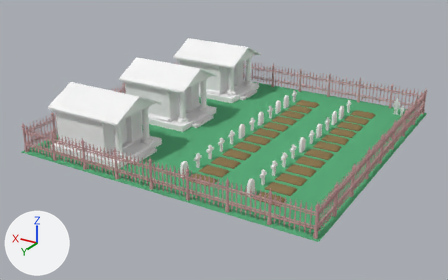
The Blender file trunk/data/models/reslowlow.blend: old version first, new version second.
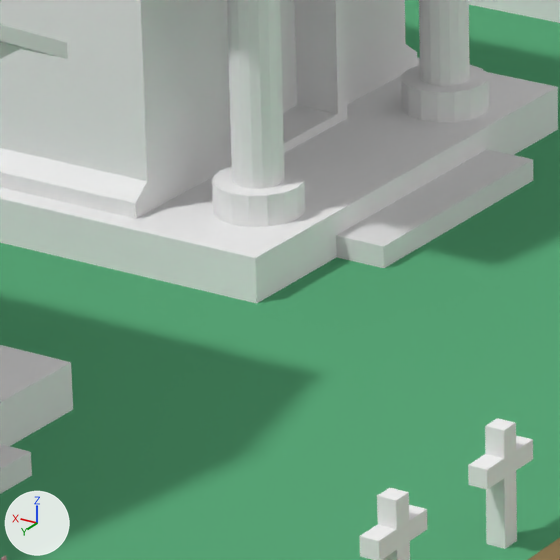
The first picture shows the older version from a 50 mm lens placed at (-14.29, 25.33, 11.98), pointed at (0.39, 0.85, -0.26). The close-ups show both versions on the part from 34% to 48% of the width and 35% to 57% of the height of that picture. Arrows for +X, +Y and +Z are at lower left; the lights stay in place.
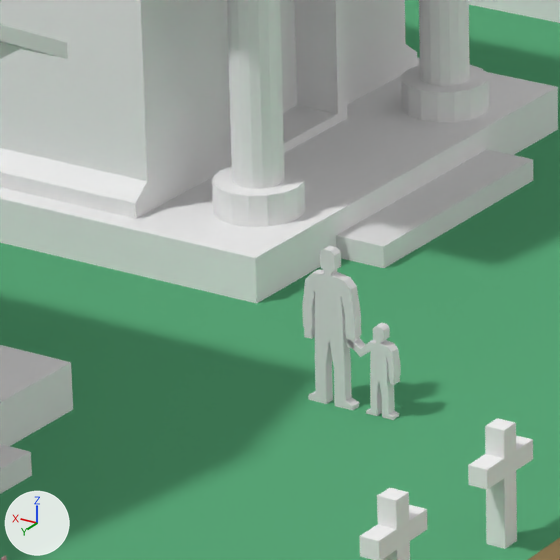
What the commit changed:
Object 'Jeff' (ob_jeff) moves from (-6.188, -6.427, 0.452) to (1.116, 2.514, 0.452).

What differs and where, as boxes (x1, y1, x2, y2) in the close-ups (560 x 560 px):
'Jeff', moved (not visible before)
    after: (302, 246, 401, 420)
